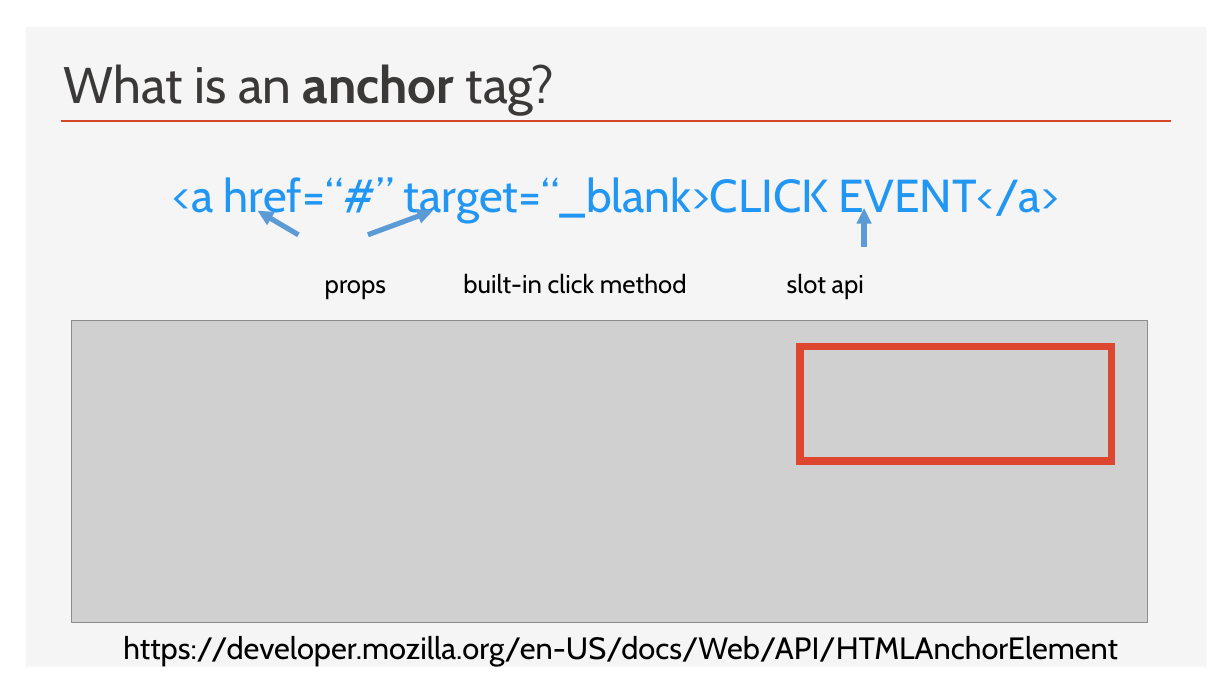
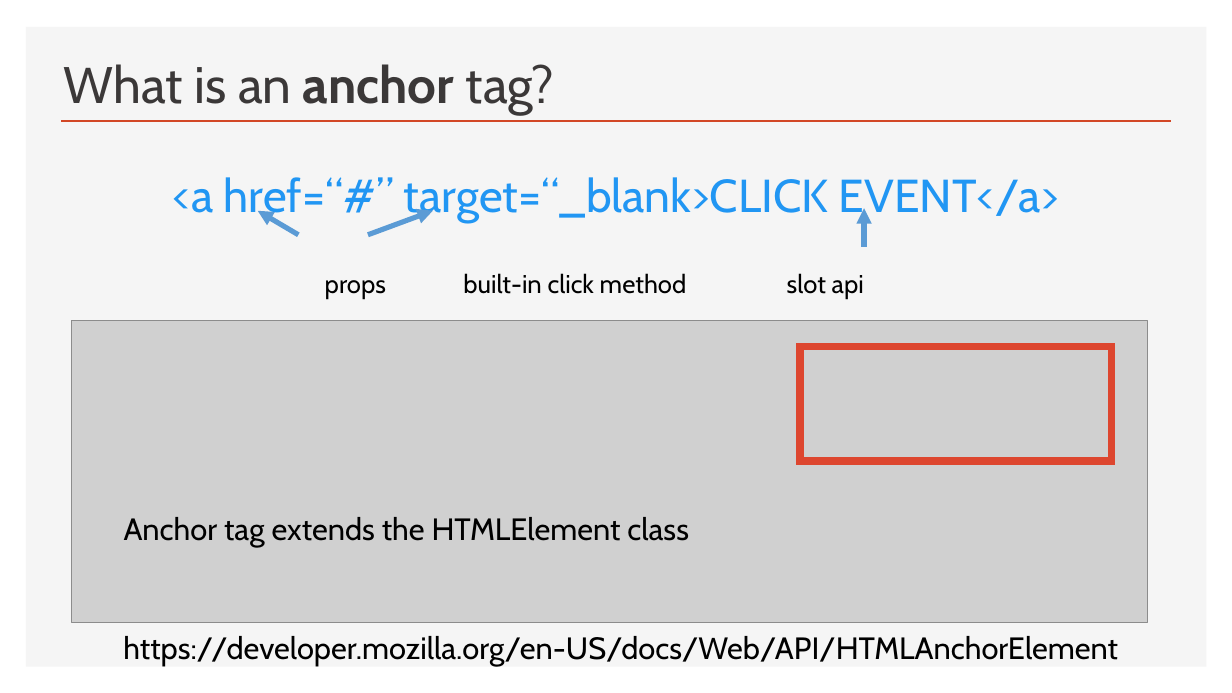
Before and after one commit to iwswordpress/ndc-london-web-components, a slide deck: slide 15 of NDC-TALK.pptx. Drawn at 1232x693 pixels with LibreOffice and Linux fonts; fonts in the diff are those of the drawing; grey boxes stand for pictures. Boxes give left, top, right and bottom in pixels: in the first picture for what was removed or moved away, otherwise in the second. Text is boxed around its words. In the diff, an @@ line names an element or a change of style, - is before the commit and + after.

```diff
--- a/NDC-TALK.pptx
+++ b/NDC-TALK.pptx
@@ text added at <box>124,517,689,547</box>, 24 pt, text #000000 @@
+Anchor tag extends the HTMLElement class
```
Also in this commit, not shown: 4 other slides changed, 2 other files.
